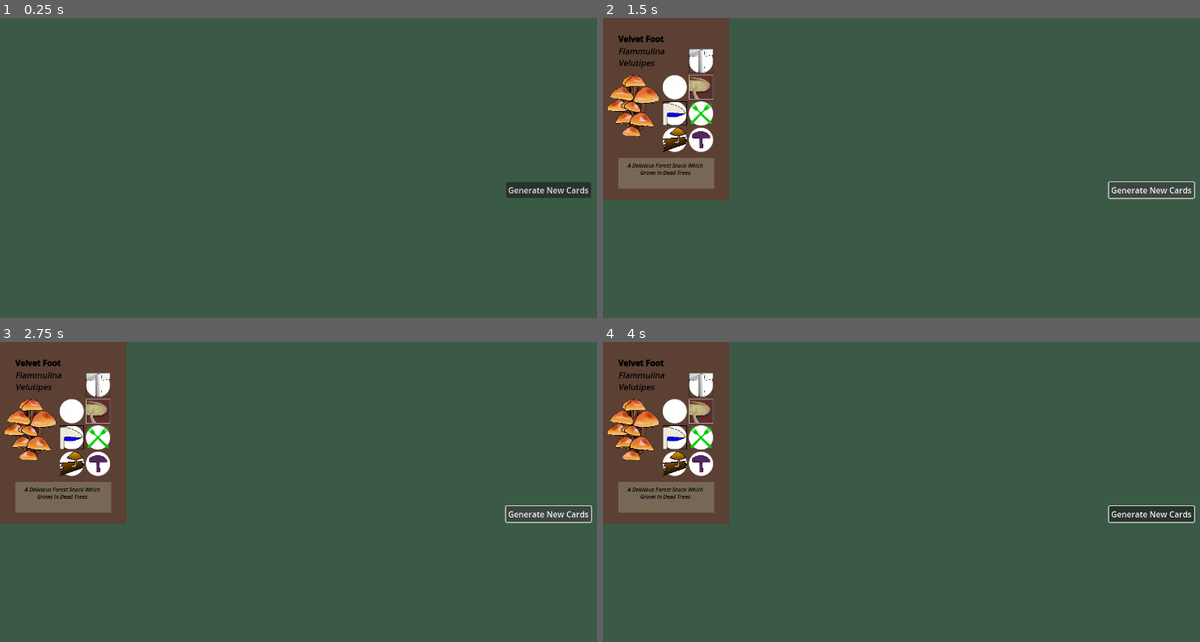
Above: before the commit, frames 1-4 (two rows, left to right).
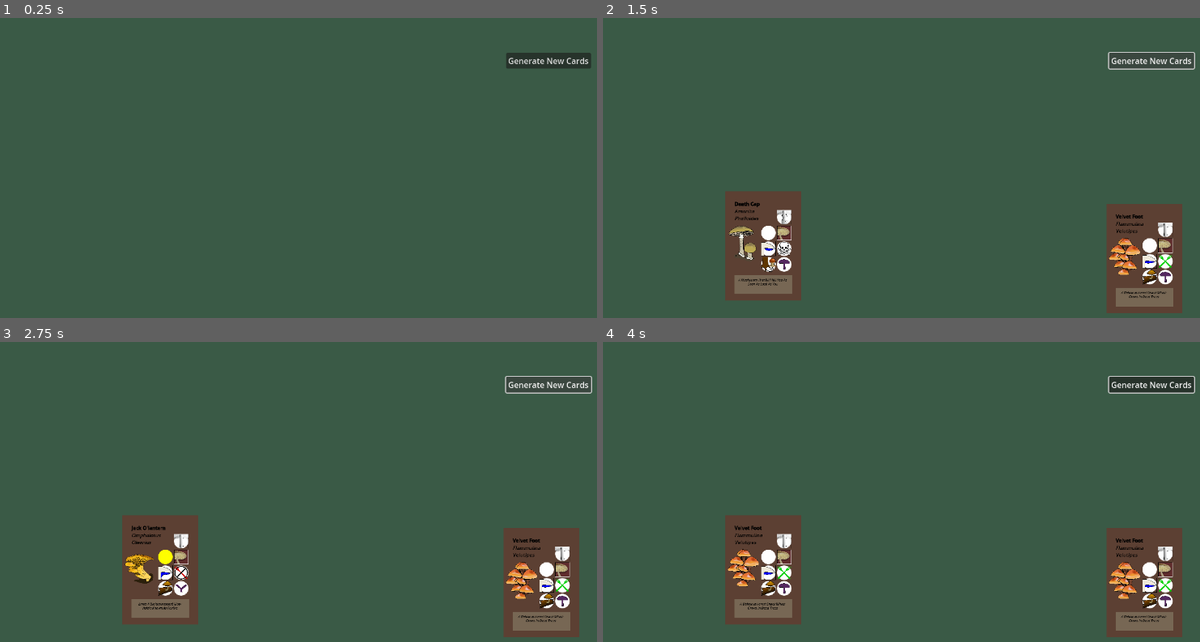
Above: after the commit, the same moments.

Repository: cyschneck/enoki-dokie
Game: Godot game, scene res://scenes/main.tscn
Same seed, same stepped clock (60 frames per second), same inputs: the game is played once before the commit and once after it.
Inputs (mouse positions are in pixels of both pictures, inside the frame that each line leads up to):
- Up to frame 1 (0.25 s): no input
- Up to frame 2 (1.5 s): click "Generate New Cards" at 0.5 s; click "Generate New Cards" at 1.25 s
- Up to frame 3 (2.75 s): click "Generate New Cards" at 2 s
- Up to frame 4 (4 s): tap Enter at 2.75 s; move the mouse to (1068, 507) at 2.77 s; click (1068, 507) at 2.92 s; tap Space at 3.5 s; drag from (800, 543) to (895, 597) at 3.52 s

The runs differ from the first frame. In frame 1, 1.4% of the frame differs, in the area x 84-100%, y 11-60%; in frame 2, 22%; in frame 3, 23%; in frame 4, 24%, in the area x 0-100%, y 0-99%.

Commit message:
setup deck and hand

Diff:
--- a/enoki-dokie/scenes/card.tscn
+++ b/enoki-dokie/scenes/card.tscn
@@ -1,15 +1,27 @@
-[gd_scene load_steps=4 format=3 uid="uid://bekpntneif28c"]
+[gd_scene load_steps=5 format=3 uid="uid://bekpntneif28c"]
 
 [ext_resource type="Script" path="res://scripts/card.gd" id="1_adq8y"]
 [ext_resource type="Texture2D" uid="uid://cv26evckgfc6u" path="res://sprites/circle-48.png" id="1_mrost"]
 [ext_resource type="Texture2D" uid="uid://dy6rqfgm341uh" path="res://sprites/card_features/mushroom_sprites/fly_agaric.png" id="2_okreg"]
 
+[sub_resource type="RectangleShape2D" id="RectangleShape2D_2ljo7"]
+size = Vector2(248, 360)
+
 [node name="Card" type="Node2D"]
 script = ExtResource("1_adq8y")
 
 [node name="BackgroundColor" type="ColorRect" parent="."]
-offset_right = 250.0
-offset_bottom = 360.0
+anchors_preset = 8
+anchor_left = 0.5
+anchor_top = 0.5
+anchor_right = 0.5
+anchor_bottom = 0.5
+offset_left = -125.0
+offset_top = -180.0
+offset_right = 125.0
+offset_bottom = 180.0
+grow_horizontal = 2
+grow_vertical = 2
 color = Color(0.360784, 0.25098, 0.2, 1)
 
 [node name="CommonName" type="RichTextLabel" parent="BackgroundColor"]
@@ -167,7 +179,7 @@
 expand_mode = 1
 flip_v = true
 
-[node name="ColorRect" type="ColorRect" parent="BackgroundColor"]
+[node name="DescriptionBackground" type="ColorRect" parent="BackgroundColor"]
 layout_mode = 2
 anchor_left = 0.12
 anchor_top = 0.769444
@@ -178,7 +190,7 @@
 color = Color(0.466667, 0.403922, 0.329412, 1)
 metadata/_edit_use_anchors_ = true
 
-[node name="Description" type="RichTextLabel" parent="BackgroundColor/ColorRect"]
+[node name="Description" type="RichTextLabel" parent="BackgroundColor/DescriptionBackground"]
 unique_name_in_owner = true
 layout_mode = 1
 anchors_preset = 14
@@ -197,3 +209,8 @@
 text = "[center] [i] Placeholder Descirption Text
  [/i] [/center]"
 fit_content = true
+
+[node name="CardArea2D" type="Area2D" parent="."]
+
+[node name="CollisionShape2D" type="CollisionShape2D" parent="CardArea2D"]
+shape = SubResource("RectangleShape2D_2ljo7")
--- a/enoki-dokie/scenes/main.tscn
+++ b/enoki-dokie/scenes/main.tscn
@@ -1,18 +1,30 @@
-[gd_scene load_steps=4 format=3 uid="uid://b8fivjwhsyau0"]
+[gd_scene load_steps=6 format=3 uid="uid://b8fivjwhsyau0"]
 
 [ext_resource type="PackedScene" uid="uid://bekpntneif28c" path="res://scenes/card.tscn" id="1_6cfgi"]
 [ext_resource type="Script" path="res://scripts/card_manager.gd" id="1_xhe5c"]
+[ext_resource type="Script" path="res://scripts/hand.gd" id="2_0v8r3"]
 [ext_resource type="Script" path="res://scripts/test_button.gd" id="2_xmf1o"]
+[ext_resource type="Script" path="res://scripts/deck.gd" id="2_yqnmy"]
 
 [node name="Main" type="Node2D"]
+
+[node name="BackgroundColor" type="ColorRect" parent="."]
+offset_right = 1280.0
+offset_bottom = 720.0
+color = Color(0.228734, 0.353555, 0.275762, 1)
 metadata/_edit_lock_ = true
 
-[node name="CardManager" type="Node" parent="."]
+[node name="CardManager" type="Node2D" parent="."]
 unique_name_in_owner = true
 script = ExtResource("1_xhe5c")
 
-[node name="DeathCap" parent="CardManager" instance=ExtResource("1_6cfgi")]
-position = Vector2(204, 287)
+[node name="Hand" type="Node2D" parent="CardManager"]
+unique_name_in_owner = true
+position = Vector2(317, 451)
+script = ExtResource("2_0v8r3")
+
+[node name="DeathCap" parent="CardManager/Hand" instance=ExtResource("1_6cfgi")]
+scale = Vector2(0.6, 0.6)
 commonName = "Death Cap"
 scientificName = "Amanita phalloides"
 capType = 2
@@ -20,8 +32,9 @@
 gillType = 4
 stipeType = 3
 
-[node name="MicaCap" parent="CardManager" instance=ExtResource("1_6cfgi")]
-position = Vector2(466, 287)
+[node name="MicaCap" parent="CardManager/Hand" instance=ExtResource("1_6cfgi")]
+position = Vector2(151, 0)
+scale = Vector2(0.6, 0.6)
 commonName = "Mica Cap"
 scientificName = "Coprinellus micaceus"
 ecologicalType = 1
@@ -29,18 +42,35 @@
 gillType = 1
 sporeColor = 5
 
-[node name="Background" type="ColorRect" parent="."]
-offset_right = 1280.0
-offset_bottom = 720.0
-color = Color(0.228734, 0.353555, 0.275762, 1)
-metadata/_edit_lock_ = true
+[node name="Deck" type="Node2D" parent="CardManager"]
+unique_name_in_owner = true
+position = Vector2(1071, 476)
+script = ExtResource("2_yqnmy")
 
-[node name="Button" type="Button" parent="."]
+[node name="DeathCap" parent="CardManager/Deck" instance=ExtResource("1_6cfgi")]
+scale = Vector2(0.6, 0.6)
+commonName = "Death Cap"
+scientificName = "Amanita phalloides"
+capType = 2
+edibleType = 3
+gillType = 4
+stipeType = 3
+
+[node name="MicaCap" parent="CardManager/Deck" instance=ExtResource("1_6cfgi")]
+scale = Vector2(0.6, 0.6)
+commonName = "Mica Cap"
+scientificName = "Coprinellus micaceus"
+ecologicalType = 1
+edibleType = 4
+gillType = 1
+sporeColor = 5
+
+[node name="TestButton" type="Button" parent="."]
 offset_left = 1001.0
-offset_top = 325.0
-offset_right = 1009.0
-offset_bottom = 333.0
+offset_top = 69.0
+offset_right = 1169.0
+offset_bottom = 100.0
 text = "Generate New Cards"
 script = ExtResource("2_xmf1o")
 
-[connection signal="pressed" from="Button" to="Button" method="_on_pressed"]
+[connection signal="pressed" from="TestButton" to="TestButton" method="_on_pressed"]
--- a/enoki-dokie/scripts/card_manager.gd
+++ b/enoki-dokie/scripts/card_manager.gd
@@ -1,13 +1,48 @@
-extends Node
+extends Node2D
 
 var cards: Dictionary
 
 const MUSHROOM_JSON_DATA = "res://data/mushroom_data.json"
 
+var card_being_dragged: Node2D
+
 func _ready() -> void:
 	load_json_data(MUSHROOM_JSON_DATA)
 
+func _process(_delta: float) -> void:
+	if card_being_dragged:
+		#var mouse_position = to_local(get_global_mouse_position())
+		var mouse_position = get_viewport().get_mouse_position()
+		card_being_dragged.position = mouse_position
+
+## CARD INTERACTION
+func _input(event):
+	if event is InputEventMouseButton and event.button_index == MOUSE_BUTTON_LEFT:
+		if event.pressed:
+			# prsesed
+			var card = raycast_check_for_card()
+			if card:
+				card_being_dragged = card
+		else:
+			# released
+			card_being_dragged = null
+
+func raycast_check_for_card():
+	var space_state = get_world_2d().direct_space_state
+	var parameters = PhysicsPointQueryParameters2D.new()
+	parameters.position = get_global_mouse_position()
+	parameters.collide_with_areas = true
+	parameters.collision_mask = 1
+	var result = space_state.intersect_point(parameters)
+	if result:
+		return result[0].collider.get_parent()
+	return null
+
+### LOAD JSON DATA
 func load_json_data(file_path: String):
 	var data_file = FileAccess.open(file_path, FileAccess.READ)
 	var results = JSON.parse_string(data_file.get_as_text())
 	cards = results
+
+func get_mushroom_data():
+	return cards
--- /dev/null
+++ b/enoki-dokie/scripts/deck.gd
@@ -0,0 +1,25 @@
+extends Node2D
+
+@onready var card_manager: Node2D = %CardManager
+@onready var deck: Node2D = %Deck
+
+@onready var CARD_PREFAB: PackedScene = preload("res://scenes/card.tscn")
+
+var cards_in_deck: Array = ["death cap",
+							"mica cap",
+							"birch polypore",
+							"jack o'lantern",
+							"velvet foot"]
+
+func _ready() -> void:
+	# clear temporary cards
+	for card in deck.get_children():
+		card.queue_free()
+
+func generate_start_deck() -> void:
+	for card_name in cards_in_deck:
+		var json_data_dict = card_manager.get_mushroom_data()[card_name]
+		var mushroom_card = CARD_PREFAB.instantiate()
+		mushroom_card.set_card_characteristics(card_name, mushroom_card, json_data_dict)
+		mushroom_card.scale = Vector2(0.6, 0.6)
+		deck.add_child(mushroom_card)
--- /dev/null
+++ b/enoki-dokie/scripts/hand.gd
@@ -0,0 +1,20 @@
+extends Node2D
+
+@onready var hand: Node2D = %Hand
+@onready var deck: Node2D = %Deck
+
+func _ready() -> void:
+	# clear temporary cards
+	for card in hand.get_children():
+		card.queue_free()
+
+func populate_hand_from_deck() -> void:
+	var hand_size: int = 3
+
+	var i = 0
+	for card in deck.get_children():
+		# move cards from deck to hand
+		if i < hand_size:
+			i += 1
+			deck.remove_child(card)
+			hand.add_child(card)
--- a/enoki-dokie/scripts/test_button.gd
+++ b/enoki-dokie/scripts/test_button.gd
@@ -1,23 +1,9 @@
 extends Button
 
-@onready var card_manager: Node = %CardManager
-@onready var CARD_PREFAB: PackedScene = preload("res://scenes/card.tscn")
-
-func _ready() -> void:
-	# clear temporary cards
-	for card in card_manager.get_children():
-		card.queue_free()
+@onready var deck: Node2D = %Deck
+@onready var hand: Node2D = %Hand
 
 func _on_pressed() -> void:
 	# create new testing cards when button is pressed
-	var cards_to_make = ["death cap",
-						"mica cap",
-						"birch polypore",
-						"jack o'lantern",
-						"velvet foot"
-						]
-	for card_name in cards_to_make:
-		var mushroom_card = CARD_PREFAB.instantiate()
-		var json_data_dict = card_manager.cards[card_name]
-		mushroom_card.set_card_characteristics(card_name, mushroom_card, json_data_dict)
-		card_manager.add_child(mushroom_card)
+	deck.generate_start_deck()
+	hand.populate_hand_from_deck()
